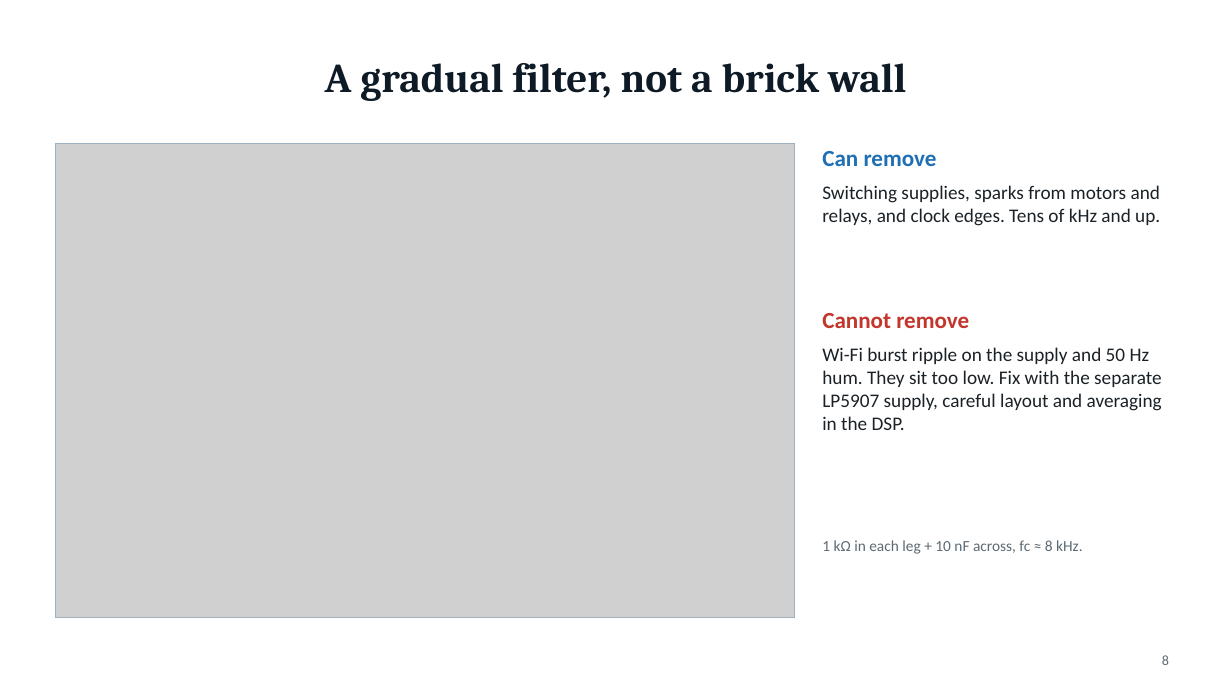
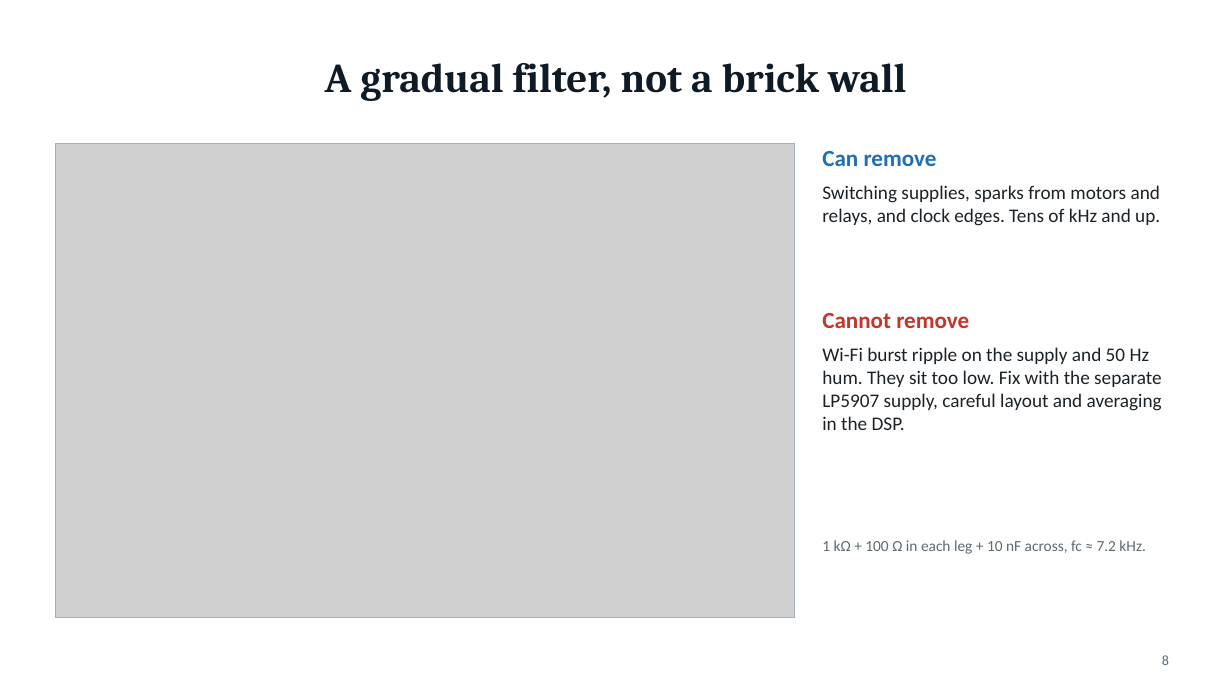
Before and after one commit to PowerWorksLab/PowerLenz, a slide deck: slide 8 of documentation/presentations/powerlenz-front-end.pptx. Drawn at 1232x693 pixels with LibreOffice and Linux fonts; fonts in the diff are those of the drawing; grey boxes stand for pictures. Boxes give left, top, right and bottom in pixels: in the first picture for what was removed or moved away, otherwise in the second. Text is boxed around its words. In the diff, an @@ line names an element or a change of style, - is before the commit and + after.

Commit message:
Redraw the schematic with TI input protection and update filter numbers

```diff
--- a/documentation/presentations/powerlenz-front-end.pptx
+++ b/documentation/presentations/powerlenz-front-end.pptx
@@ text at <box>822,540,1146,554</box>: text changed @@
-1 kΩ in each leg + 10 nF across, fc ≈ 8 kHz.
+1 kΩ + 100 Ω in each leg + 10 nF across, fc ≈ 7.2 kHz.
```
Also in this commit, not shown: 1 other slide changed, 14 other files.
